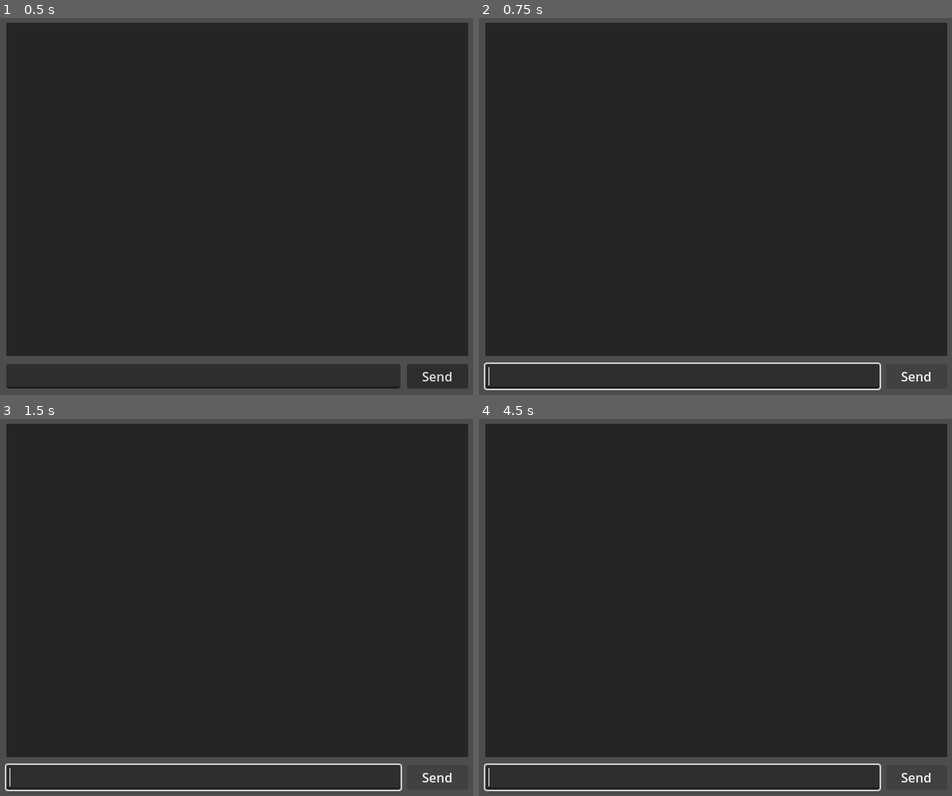
Above: before the commit, frames 1-4 (two rows, left to right).
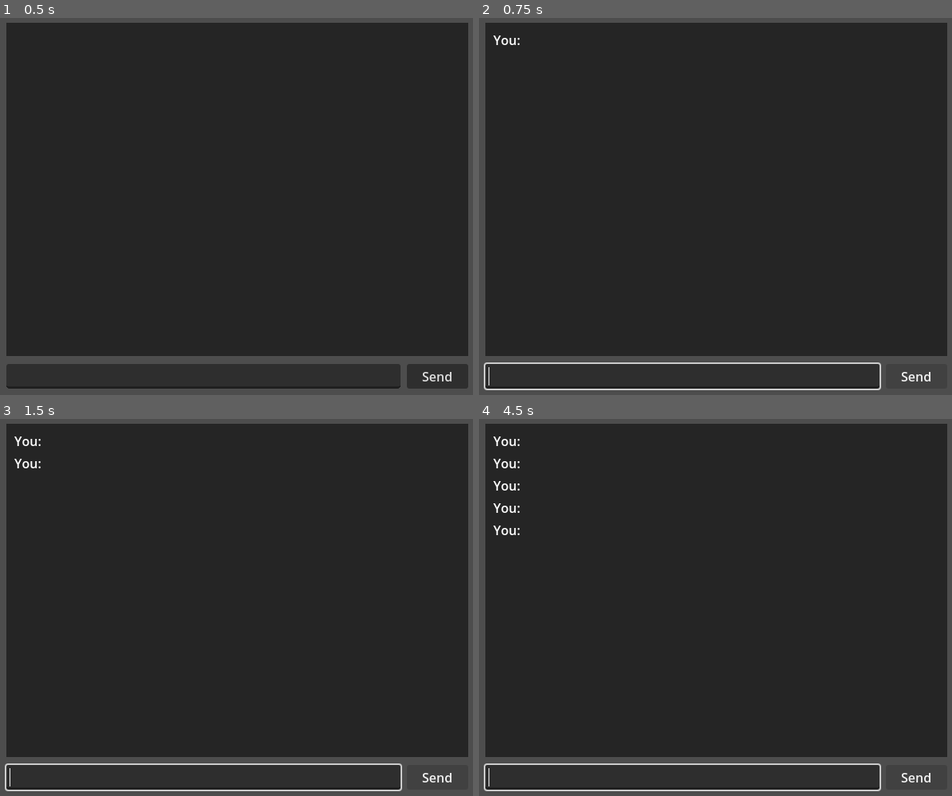
Above: after the commit, the same moments.

Repository: sihlecodes/Simple-Messenger
Game: Godot game, scene res://source/Main.tscn
The game is run twice, just before and just after one commit, with the same random seed, the same clock (stepped at 60 frames per second) and the same inputs.
Inputs:
- Up to frame 1 (0.5 s): no input
- Up to frame 2 (0.75 s): click "Send" at 0.5 s
- Up to frame 3 (1.5 s): click "Send" at 1.25 s
- Up to frame 4 (4.5 s): click "Send" at 2 s; tap Enter at 2.75, 4.25 s; tap Space at 3.5 s

Frame 1 is identical in both runs. In frame 2, less than 0.1% of the frame differs, in the area x 3-9%, y 4-8%; in frame 3, 0.1%; in frame 4, 0.3%, in the area x 3-9%, y 4-31%.

Commit message:
Users are now differentiated from each other

Diff:
--- a/source/Main.gd
+++ b/source/Main.gd
@@ -1,12 +1,12 @@
 extends Node
 
 func _on_send_pressed() -> void:
-	%text_edit.text_submitted.emit(%text_edit.text)
-	%text_edit.grab_focus()
+	%message_edit.text_submitted.emit(%message_edit.text)
+	%message_edit.grab_focus()
 
-func _on_text_edit_text_submitted(new_text: String) -> void:
-	$Networking.send.rpc(new_text)
-	%text_edit.clear()
+func _on_message_edit_text_submitted(message: String) -> void:
+	$Networking.serve_message.rpc_id(1, message)
+	%message_edit.clear()
 
 func _on_messages_focus_entered() -> void:
-	%text_edit.grab_focus()
+	%message_edit.grab_focus()
--- a/source/Main.tscn
+++ b/source/Main.tscn
@@ -29,6 +29,21 @@
 [sub_resource type="Theme" id="Theme_n3mrb"]
 RichTextLabel/styles/normal = SubResource("StyleBoxFlat_ur87j")
 
+[sub_resource type="GDScript" id="GDScript_hid62"]
+script/source = "@tool
+extends RichTextLabel
+
+@export var margin: int :
+	set(value):
+		margin = value
+		var stylebox: = theme.get_stylebox(\"normal\", \"RichTextLabel\")
+
+		stylebox.content_margin_left = margin
+		stylebox.content_margin_right = margin
+		stylebox.content_margin_top = margin
+		stylebox.content_margin_bottom = margin
+"
+
 [node name="Main" type="Node"]
 script = ExtResource("1_vf61o")
 
@@ -54,25 +69,26 @@
 layout_mode = 2
 theme_override_constants/separation = 10
 
-[node name="scroll_container" type="ScrollContainer" parent="main_layout/vbox"]
-layout_mode = 2
-size_flags_vertical = 3
-
-[node name="messages" type="RichTextLabel" parent="main_layout/vbox/scroll_container"]
+[node name="messages" type="RichTextLabel" parent="main_layout/vbox"]
 unique_name_in_owner = true
 layout_mode = 2
 size_flags_horizontal = 3
 size_flags_vertical = 3
+focus_mode = 2
 theme = SubResource("Theme_n3mrb")
+theme_override_constants/line_separation = 5
 bbcode_enabled = true
+autowrap_mode = 1
 selection_enabled = true
+script = SubResource("GDScript_hid62")
+margin = 10
 
 [node name="buttons" type="HBoxContainer" parent="main_layout/vbox"]
 layout_mode = 2
 size_flags_vertical = 4
 theme_override_constants/separation = 8
 
-[node name="text_edit" type="LineEdit" parent="main_layout/vbox/buttons"]
+[node name="message_edit" type="LineEdit" parent="main_layout/vbox/buttons"]
 unique_name_in_owner = true
 layout_mode = 2
 size_flags_horizontal = 3
@@ -83,6 +99,6 @@
 size_flags_horizontal = 3
 text = "Send"
 
-[connection signal="focus_entered" from="main_layout/vbox/scroll_container/messages" to="." method="_on_messages_focus_entered"]
-[connection signal="text_submitted" from="main_layout/vbox/buttons/text_edit" to="." method="_on_text_edit_text_submitted"]
+[connection signal="focus_entered" from="main_layout/vbox/messages" to="." method="_on_messages_focus_entered"]
+[connection signal="text_submitted" from="main_layout/vbox/buttons/message_edit" to="." method="_on_message_edit_text_submitted"]
 [connection signal="pressed" from="main_layout/vbox/buttons/send" to="." method="_on_send_pressed"]
--- a/source/Networking.gd
+++ b/source/Networking.gd
@@ -1,6 +1,7 @@
 extends Node
 
 const PORT: = 9823
+var users: = {1: "Server"}
 
 func _ready() -> void:
 	multiplayer.connection_failed.connect(_on_connected_fail)
@@ -34,13 +35,26 @@
 	peer.create_client("localhost", PORT)
 
 @rpc("any_peer", "call_local")
-func send(message: String):
+func serve_message(message: String):
+	var id: = multiplayer.get_remote_sender_id()
+	var username: String = users[id]
+
+	recieve_message.rpc(id, username, message)
+
+@rpc("any_peer", "call_local")
+func recieve_message(sender_id: int, sender_name: String, message: String):
+	var unique_id: = multiplayer.get_unique_id()
+
+	if sender_id == unique_id:
+		sender_name = "You"
+
+	message = "%s: %s" % [sender_name, message]
+
 	%messages.text += ("\n" + message) if %messages.text else message
-	print("sending: ", message, " @ ", multiplayer.get_unique_id(), " from ", multiplayer.get_remote_sender_id())
 
 @rpc("call_local")
 func add_user(id: int):
-	print("server logged: ", id)
+	users[id] = "User%d" % randi_range(1000, 10000)
 
 func _on_user_connected(id: int):
 	if is_multiplayer_authority():
Not shown: 1 places in source/Main.tscn that only renumber resources
